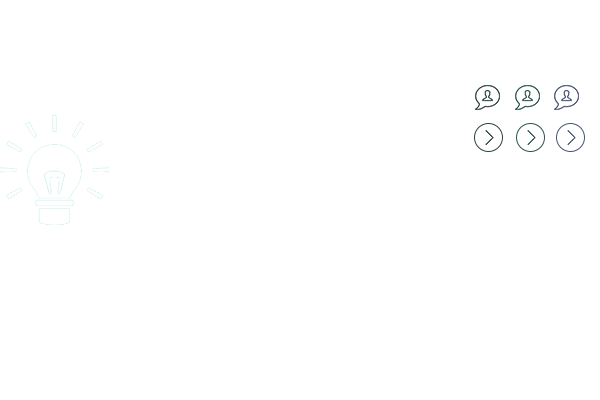
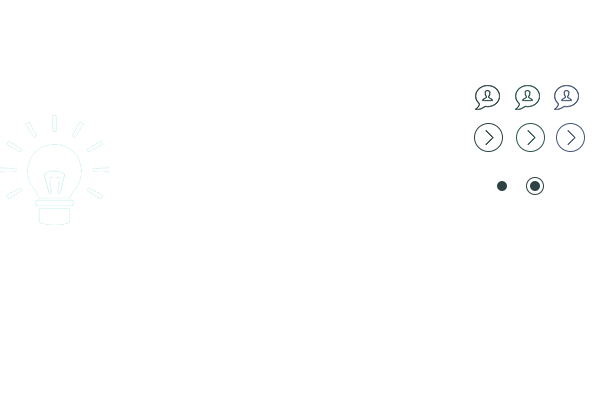
Layer changes from the first 600×400 image to the second:
added group "dot dark" with 4 layers above "Dot copy 3" over (497, 177, 544, 195)
added group "dot copy" with 2 layers in group "dot dark" over (526, 177, 544, 195)
added layer "Circled" (1st of 2, in "dot dark" › "dot copy") in group "dot copy" over (526, 177, 544, 195)
added layer "Dot copy 2" (1st of 2, in "dot dark" › "dot copy") in group "dot copy" over (530, 181, 540, 191)
added layer "Dot copy 4" in group "dot dark" over (497, 181, 507, 191)
